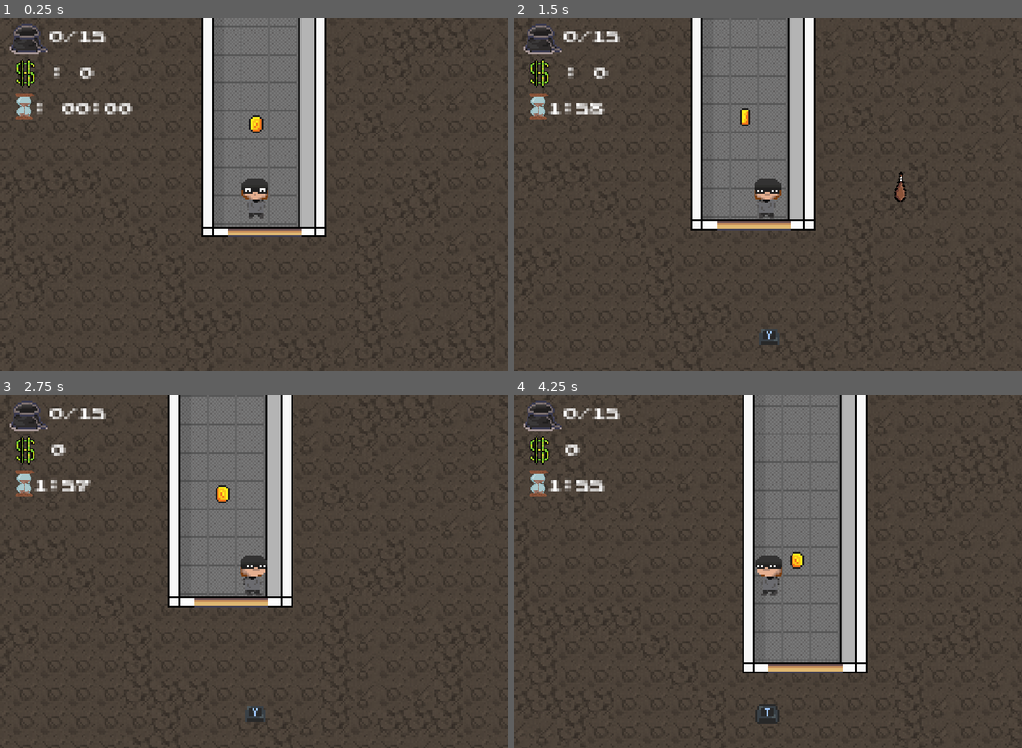
Above: before the commit, frames 1-4 (two rows, left to right).
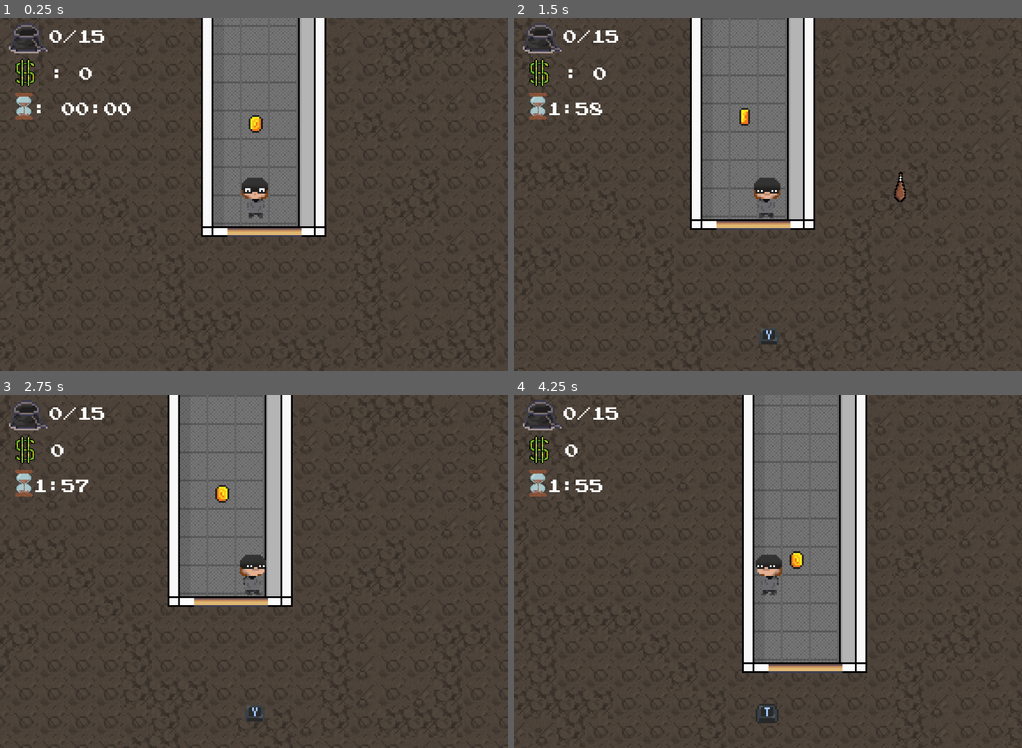
Above: after the commit, the same moments.

Repository: JaviMtz02/SeniorProject2025
Game: Godot game, scene res://Scenes/Lab Level/lab_level.tscn
Same seed, same stepped clock (60 frames per second), same inputs: the game is played once before the commit and once after it. This scene is started directly instead of the project's main scene.
Inputs (mouse positions are in pixels of both pictures, inside the frame that each line leads up to):
- Up to frame 1 (0.25 s): no input
- Up to frame 2 (1.5 s): move the mouse to (879, 176) at 0.52 s; hold Right (right) 0.53-1.28 s; tap Space (attack) at 0.6 s; click (879, 176) at 0.67 s; move the mouse to (666, 212) at 1.27 s; hold Down (down) from 1.28 s (still down); tap 9 (damage) at 1.35 s
- Up to frame 3 (2.75 s): move the mouse to (304, 493) at 2.02 s; release Down (down) at 2.03 s; hold Right (right) from 2.03 s (still down); hold Y (deposit) from 2.03 s (still down)
- Up to frame 4 (4.25 s): move the mouse to (742, 642) at 2.77 s; release Right (right) at 2.78 s; release Y (deposit) at 2.78 s; hold Up (up) 2.78-3.53 s; tap 0 (heal) at 2.85 s; click (742, 642) at 2.92 s; move the mouse to (920, 624) at 3.52 s; hold Left (left) from 3.53 s (still down); hold M (open_minigame) from 3.53 s (still down)

The runs differ from the first frame. In frame 1, 2.0% of the frame differs, in the area x 0-100%, y 0-98%; in frame 2, 2.2%, in the area x 0-100%, y 0-100%; in frame 3, 2.0%; in frame 4, 2.2%.

Commit message:
Connected win screen to museum and lab level

Diff:
--- a/Scenes/Burglar/burglar.gd
+++ b/Scenes/Burglar/burglar.gd
@@ -179,6 +179,11 @@
 		curr_minigame = poi
 		minigame_button.show()
 		minigame_button.play()
+	if poi.is_in_group("winning_items"):
+		level_node.minigames_won = minigames_won
+		# Play some sound here indicating level was won, should give enough time for player to pick item if they have the space for it
+		level_complete.emit()
+		timer.stop()
 
 func poi_leave(poi) -> void:
 	#loot
--- a/Scenes/Lab Level/Interactables/portal.tscn
+++ b/Scenes/Lab Level/Interactables/portal.tscn
@@ -175,8 +175,8 @@
 height = 42.0
 
 [node name="Portal" type="Area2D" node_paths=PackedStringArray("portal", "anim") groups=["winning_items"]]
-collision_layer = 18
-collision_mask = 18
+collision_layer = 2
+collision_mask = 4
 script = ExtResource("1_ea4go")
 portal = NodePath(".")
 anim = NodePath("AnimatedSprite2D")
@@ -189,4 +189,4 @@
 position = Vector2(0, 4)
 shape = SubResource("CapsuleShape2D_6uw2n")
 
-[connection signal="body_entered" from="." to="." method="_on_body_entered"]
+[connection signal="area_entered" from="." to="." method="_on_area_entered"]
--- a/Scenes/Lab Level/Lab Scripts/portal.gd
+++ b/Scenes/Lab Level/Lab Scripts/portal.gd
@@ -4,20 +4,21 @@
 @export var anim: AnimatedSprite2D
 @export var orb: Area2D
 
-signal level_complete
+signal burglar_nearby(loot: Area2D)
+signal burglar_away(loot: Area2D)
 
 func _ready() -> void:
 	orb.connect("open_portal", Callable(self, "_on_portal_opened"))
 	portal.hide()
 
 
-
-func _on_body_entered(body: Node2D) -> void:
-	if body.is_in_group("Burglar"):
-		level_complete.emit()
-
 func _on_portal_opened() -> void:
 	portal.show()
 	anim.play("portal_opening")
 	await anim.animation_finished
 	anim.play("portal_open")
+
+func _on_area_entered(area: Area2D) -> void:
+		if area.is_in_group("loot_interaction") and int(area.get_parent().name) == multiplayer.get_unique_id():
+			emit_signal("burglar_nearby", self)
+			area.get_parent().poi_nearby(self)
--- a/Scenes/Lab Level/lab.gd
+++ b/Scenes/Lab Level/lab.gd
@@ -22,7 +22,6 @@
 	# This gets the amount of scenens in the loot and coins node, this will be useful for
 	# the achievement system that I (Javi) want to incorporate
 	$Sounds/LevelMusic.play()
-	portal.level_complete.connect(on_level_complete)
 	max_loot = loot.get_children().size() + coins.get_children().size()
 
 func get_level_data() -> Dictionary:
@@ -34,6 +33,7 @@
 func connect_signals(player) -> void:
 	player.time_warning.connect(on_time_warning)
 	player.out_of_time.connect(on_out_of_time)
+	player.level_complete.connect(on_level_complete)
 
 func deposit_loot(value: int, loot_amount: int) -> void:
 	total_value += value
--- a/Scenes/Museum Level/Loot Scenes/mona_lisa.tscn
+++ b/Scenes/Museum Level/Loot Scenes/mona_lisa.tscn
@@ -6,7 +6,7 @@
 [sub_resource type="RectangleShape2D" id="RectangleShape2D_aurxr"]
 size = Vector2(26, 31)
 
-[node name="MonaLisa" type="Area2D" groups=["loot"]]
+[node name="MonaLisa" type="Area2D" groups=["loot", "winning_items"]]
 script = ExtResource("1_4b6ds")
 value = 200.0
 inventory_space_req = 100.0
--- a/Scenes/Museum Level/museum.gd
+++ b/Scenes/Museum Level/museum.gd
@@ -38,6 +38,7 @@
 func connect_signals(player) -> void:
 	player.time_warning.connect(on_time_warning)
 	player.out_of_time.connect(on_out_of_time)
+	player.level_complete.connect(on_level_complete)
 
 func on_time_warning() -> void:
 	$Sounds/TimeWarning.play()
--- a/project.godot
+++ b/project.godot
@@ -25,9 +25,9 @@
 [display]
 
 window/size/viewport_height=800
-window/size/window_width_override=1920
-window/size/window_height_override=1080
-window/stretch/mode="canvas_items"
+window/size/window_width_override=1152
+window/size/window_height_override=800
+window/stretch/mode="viewport"
 
 [dotnet]
 
